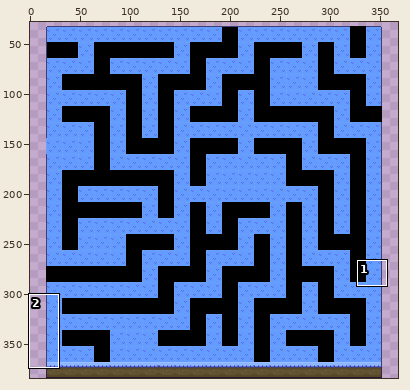
Pixel-art file: assets/images/maps/maze.aseprite. Above, an overview of the earlier version with the close-up marked.
Close-up. The starting point:
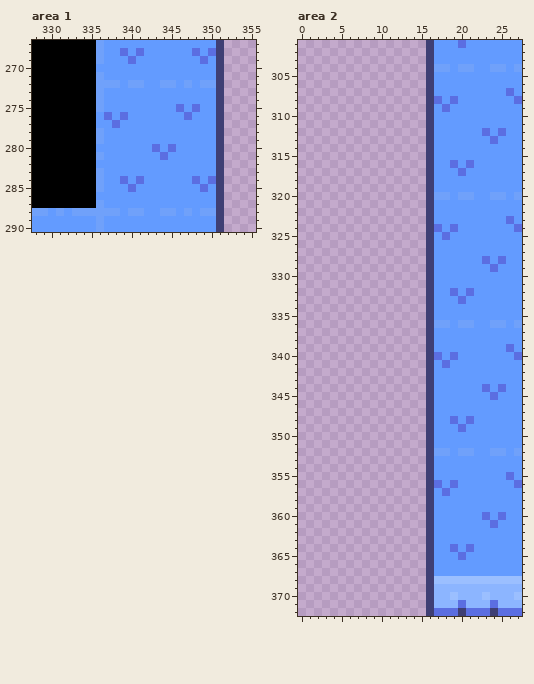
368x384 pixels, 1 frame. Shown: area 1: x 328..355, y 267..290; area 2: x 0..27, y 301..372. The wide view leaves out empty margins. The commit also changed other parts of the picture, which this record leaves out.
The result:
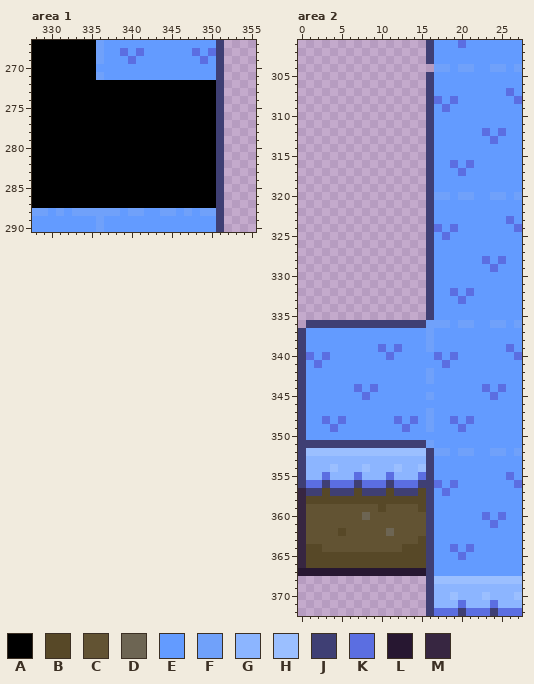
Palette (. is transparent): A #000000  B #574827  C #625333  D #6d6553  E #639bff  F #70a1fa  G #8cb5ff  H #9bbfff  J #3f3f74  K #5b6ee1  L #271731  M #372641
Diff:
--- area 1
@@ x 334..352 @@
 271 AAFEEEEEEEEEEEEEEJ.
-272 AAFFFEFFEEFFEFEFFJ.
-273 AAFEEEEEEEEEEEEEEJ.
-274 AAFEEEEEEEEEEEEEEJ.
-275 AAFEEEEEEEEEKEKEEJ.
-276 AAEKEKEEEEEEEKEEEJ.
-277 AAEEKEEEEEEEEEEEEJ.
-278 AAFEEEEEEEEEEEEEEJ.
-279 AAFEEEEEEEEEEEEEEJ.
-280 AAEEEEEEEKEKEEEEEJ.
-281 AAFEEEEEEEKEEEEEEJ.
-282 AAEEEEEEEEEEEEEEEJ.
-283 AAFEEEEEEEEEEEEEEJ.
-284 AAFEEKEKEEEEEEKEKJ.
-285 AAFEEEKEEEEEEEEKEJ.
-286 AAEEEEEEEEEEEEEEEJ.
-287 AAFEEEEEEEEEEEEEEJ.
+272 AAAAAAAAAAAAAAAAAJ.
+273 AAAAAAAAAAAAAAAAAJ.
+274 AAAAAAAAAAAAAAAAAJ.
+275 AAAAAAAAAAAAAAAAAJ.
+276 AAAAAAAAAAAAAAAAAJ.
+277 AAAAAAAAAAAAAAAAAJ.
+278 AAAAAAAAAAAAAAAAAJ.
+279 AAAAAAAAAAAAAAAAAJ.
+280 AAAAAAAAAAAAAAAAAJ.
+281 AAAAAAAAAAAAAAAAAJ.
+282 AAAAAAAAAAAAAAAAAJ.
+283 AAAAAAAAAAAAAAAAAJ.
+284 AAAAAAAAAAAAAAAAAJ.
+285 AAAAAAAAAAAAAAAAAJ.
+286 AAAAAAAAAAAAAAAAAJ.
+287 AAAAAAAAAAAAAAAAAJ.
 288 FFFFFEFFEEFFEFEFFJ.
--- area 2
@@ x 14..18 @@
 303 ..JEE
-304 ..JFF
+304 ...FF
 305 ..JEE
@@ x 0..18 @@
 335 ................JEE
-336 ................JFF
-337 ................JEE
-338 ................JEE
-339 ................JEE
-340 ................JKE
-341 ................JEK
-342 ................JEE
-343 ................JEE
-344 ................JEE
-345 ................JEE
-346 ................JEE
-347 ................JEE
-348 ................JEE
-349 ................JEE
-350 ................JEE
-351 ................JEE
-352 ................JFF
-353 ................JEE
-354 ................JEE
-355 ................JEE
-356 ................JKE
-357 ................JEK
-358 ................JEE
-359 ................JEE
-360 ................JEE
-361 ................JEE
-362 ................JEE
-363 ................JEE
-364 ................JEE
-365 ................JEE
-366 ................JEE
-367 ................JEE
+336 .JJJJJJJJJJJJJJJFFF
+337 JEEEEEEEEEEEEEEEFEE
+338 JEEEEEEEEEEEEEEEFEE
+339 JEEEEEEEEEKEKEEEFEE
+340 JKEKEEEEEEEKEEEEEKE
+341 JEKEEEEEEEEEEEEEEEK
+342 JEEEEEEEEEEEEEEEFEE
+343 JEEEEEEEEEEEEEEEFEE
+344 JEEEEEEKEKEEEEEEEEE
+345 JEEEEEEEKEEEEEEEFEE
+346 JEEEEEEEEEEEEEEEEEE
+347 JEEEEEEEEEEEEEEEFEE
+348 JEEKEKEEEEEEKEKEFEE
+349 JEEEKEEEEEEEEKEEFEE
+350 JEEEEEEEEEEEEEEEEEE
+351 JJJJJJJJJJJJJJJJFEE
+352 JHHHHHHHHHHHHHHHJFF
+353 JGGGGGGGGGGGGGGGJEE
+354 JGGGHGGGHGGGHGGHJEE
+355 JGGKGGGKGGGKGGGKJEE
+356 JKKJKKKJKKKJKKKJJKE
+357 MJJBJJJBJJJBJJJBJEK
+358 MBBBBBBBBBBBBBBBJEE
+359 MCCCCCCCCCBCCCCBJEE
+360 MCCCCCCCDCCCCCCCJEE
+361 MCCCCCCCCCCCCCCCJEE
+362 MCCCCBCCCCCDCCCCJEE
+363 MCCCCCCCCCCCCCCBJEE
+364 MBBCCCCCCCCCCBBBJEE
+365 MBBBBBBBBBBBBBBBJEE
+366 MBBBBBBBBBBBBBBBJEE
+367 LLLLLLLLLLLLLLLLJEE
 368 ................JHH
Where, in picture pixels (left, top, right, bottom), the same in both close-ups:
changed: (96, 80, 216, 208)
erased: (426, 64, 434, 72)
changed: (298, 320, 434, 576)
